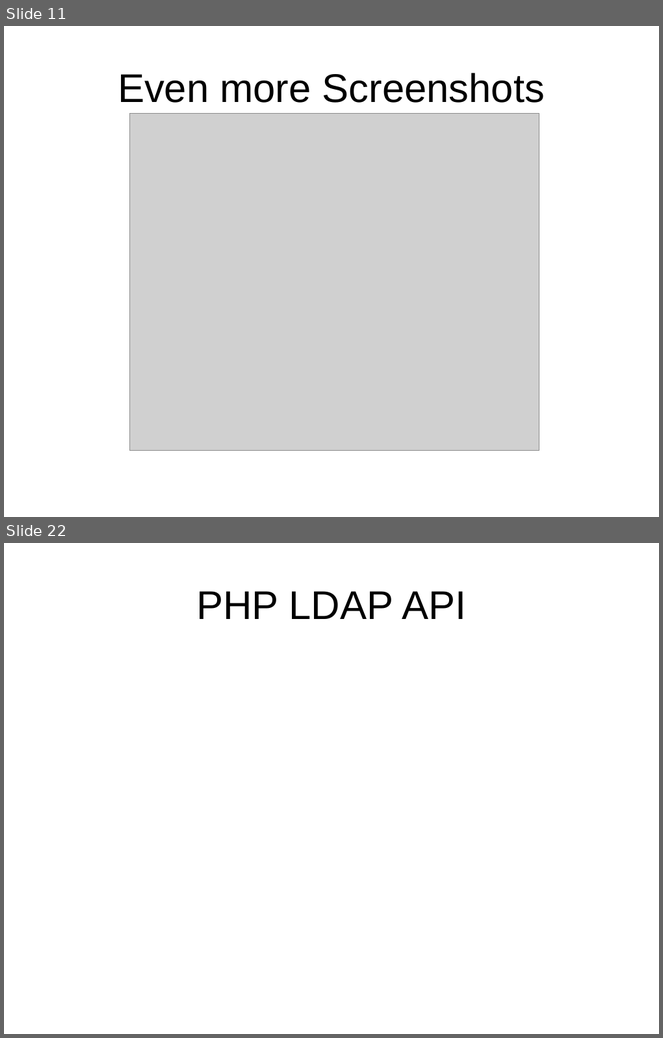
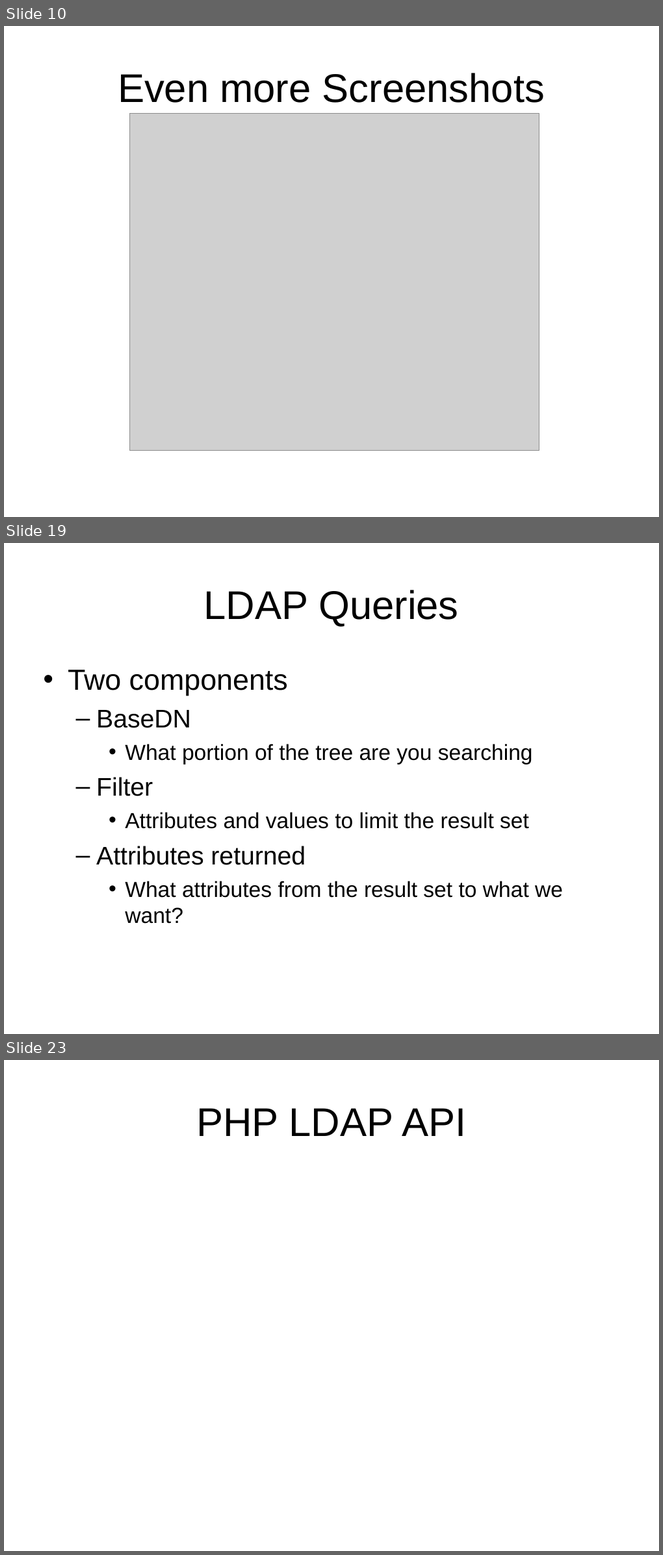
Before and after one commit to LIPHP/LDAP-Talk, a slide deck: Docs/LIPHP-Using LDAP with PHP.ppt. Shown one above the other, each under a label of ours: slides 11 and 22 before the commit, slides 10, 19 and 23 after it; the slides between them are not shown. The pictures are 663x1038 and 663x1555 pixels, drawn with LibreOffice and Linux fonts; fonts in the diff are those of the drawing; grey boxes stand for pictures. Boxes give left, top, right and bottom in pixels: in the first picture for what was removed or moved away, otherwise in the second. Text is boxed around its words. In the diff, an @@ line names an element or a change of style, - is before the commit and + after.

```diff
--- a/Docs/LIPHP-Using LDAP with PHP.ppt
+++ b/Docs/LIPHP-Using LDAP with PHP.ppt
@@ slide 19 added at (4, 543, 659, 1034), background #FFFFFF @@
@@ title added at (204, 590, 459, 627), 44 pt, text #000000 @@
+LDAP Queries
@@ text added at (68, 670, 563, 924), 24 pt, text #000000 @@
+• Two components
+  – BaseDN
+    • What portion of the tree are you searching
+  – Filter
+    • Attributes and values to limit the result set
+  – Attributes returned
+    • What attributes from the result set to what we want?
@@ what was slide 11 is now slide 10 @@
@@ what was slide 22 is now slide 23 @@
```
Also in this commit, not shown: 15 slides changed, 2 other slides added, 2 slides removed.
